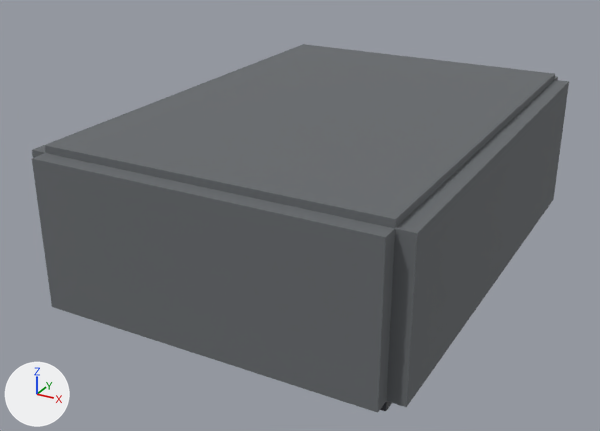
The FBX model Assets/GhostclubWorld/Models/ghostclub_5_0.fbx, before and after one commit.
Before and after are seen from a 50 mm camera at (15.4, -31.1, 16.5) aimed at (-0.9, -1.5, 1.7). Every picture has the same lights, and +X, +Y and +Z are marked at lower left. The picture after the commit comes second. Where no turn or scale is listed for an object, it has been applied to the vertices.

In view in the first picture: 'Ceiling_Roof', 'Wall_Front_Entrance', 'Wall_Left', 'Wall_Right' and 1 more.
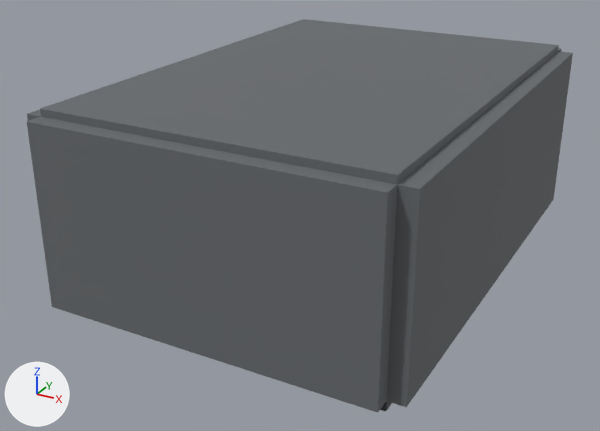
Boxes (x1, y1, x2, y2) around the edits, measured in the pictures (600 x 431 px):
'Wall_Front_Entrance', moved, rescaled (14% taller)
    before: (32, 153, 395, 413)
    after: (27, 117, 397, 413)
'Ceiling_Roof', moved
    before: (45, 44, 555, 228)
    after: (40, 19, 559, 184)
'Wall_Right', moved, rescaled (9% taller)
    before: (386, 80, 569, 407)
    after: (386, 51, 573, 407)
'Wall_Left', moved, rescaled
    before: (32, 48, 293, 158)
    after: (27, 110, 41, 121)

What changed in the scene script:
```text
Change ob_wall_front_entrance:
    ob_wall_front_entrance.location: (0.0, -10.0, 3.1) -> (0.0, -10.0, 3.8)
    ob_wall_front_entrance.scale: (14.0, 6.2, 1.4) -> (14.0, 7.6, 1.4)
Change ob_wall_right:
    ob_wall_right.location: (7.0, 0.0, 3.1) -> (7.0, 0.0, 3.8)
    ob_wall_right.scale: (1.4, 6.2, 20.0) -> (1.4, 7.6, 20.0)
Change ob_wall_back_stage:
    ob_wall_back_stage.location: (0.0, 10.0, 3.1) -> (0.0, 10.0, 3.8)
    ob_wall_back_stage.scale: (14.0, 6.2, 1.4) -> (14.0, 7.6, 1.4)
Change ob_wall_left:
    ob_wall_left.location: (-7.0, 0.0, 3.1) -> (-7.0, 0.0, 3.8)
    ob_wall_left.scale: (1.4, 6.2, 20.0) -> (1.4, 7.6, 20.0)
Change ob_ceiling_roof:
    ob_ceiling_roof.location: (0.0, 0.0, 6.2) -> (0.0, 0.0, 7.6)
```
